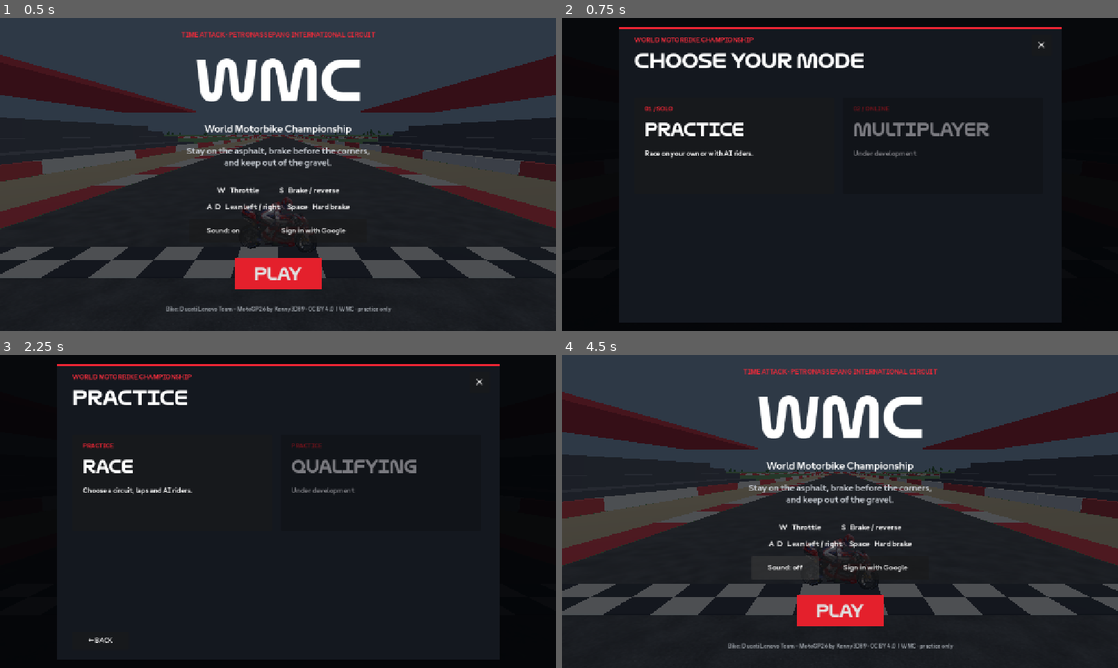
Above: before the commit, frames 1-4 (two rows, left to right).
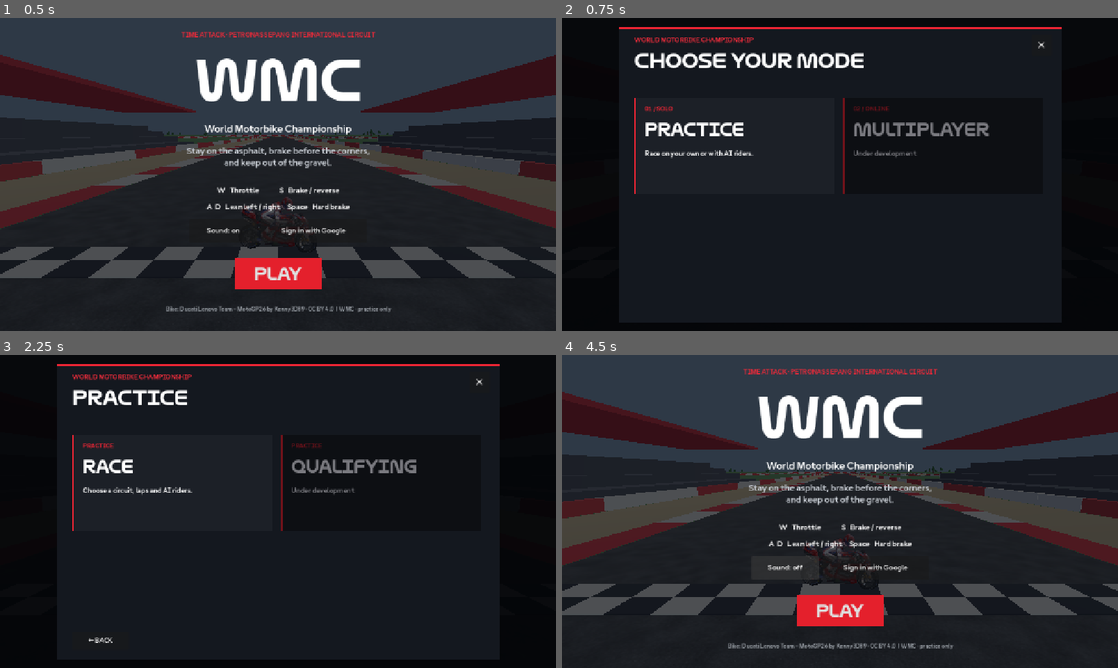
Above: after the commit, the same moments.

Repository: Ahad00010/WMC
Game: Godot game, scene res://main.tscn
Same seed, same stepped clock (60 frames per second), same inputs: the game is played once before the commit and once after it.
Inputs:
- Up to frame 1 (0.5 s): no input
- Up to frame 2 (0.75 s): click "PLAY" at 0.5 s
- Up to frame 3 (2.25 s): click "PLAY" at 1.25 s; click "01 / SOLO" at 2 s
- Up to frame 4 (4.5 s): click "Sign in with Google" at 2.75 s; click "✕" at 3.5 s; click "Sound: on" at 4.25 s

Frame 1 is identical in both runs. In frame 2, 0.2% of the frame differs, in the area x 13-51%, y 25-57%; in frame 3, 0.2%; in frame 4, nothing differs.

Commit message:
Test native race selection and lap flow
Co-authored-by: arena-agent <297053741+arena-agent@users.noreply.github.com>

Diff:
--- a/native-prototype/main.gd
+++ b/native-prototype/main.gd
@@ -501,7 +501,11 @@
    replay_view.render_target_update_mode = SubViewport.UPDATE_ONCE
  if active:
   var lap := mini(race_laps, maxi(1, floori(player_progress / track.size()) + 1))
-  hud.text = "%d KM/H    |    LAP %d/%d    |    %02d:%02d    |    %d FPS" % [roundi(speed * speed_factor * 3.6), lap, race_laps, int(elapsed) / 60, int(elapsed) % 60, Engine.get_frames_per_second()] if racing else "%d KM/H    |    %02d:%02d    |    %d FPS" % [roundi(speed * 3.6), int(elapsed) / 60, int(elapsed) % 60, Engine.get_frames_per_second()]
+  var position := 1
+  for rider in ai_riders:
+   if rider.finished or float(rider.progress) > player_progress:
+    position += 1
+  hud.text = "%d KM/H    |    P%d/%d    |    LAP %d/%d    |    %02d:%02d    |    %d FPS" % [roundi(speed * speed_factor * 3.6), position, ai_riders.size() + 1, lap, race_laps, int(elapsed) / 60, int(elapsed) % 60, Engine.get_frames_per_second()] if racing else "%d KM/H    |    %02d:%02d    |    %d FPS" % [roundi(speed * 3.6), int(elapsed) / 60, int(elapsed) % 60, Engine.get_frames_per_second()]
   if mini_map:
    mini_map.player_position = Vector2(bike.position.x, bike.position.z)
    mini_map.opponents.clear()
--- a/native-prototype/race_menu.gd
+++ b/native-prototype/race_menu.gd
@@ -14,6 +14,9 @@
 var speed_choice: OptionButton
 var ai_check: CheckBox
 var sources: Dictionary
+var selected_laps := 3
+var selected_speed := 1
+var selected_fill := false
 
 func setup(circuit_sources: Dictionary) -> void:
  sources = circuit_sources
@@ -91,6 +94,16 @@
 func _choice(title: String, description: String, x: float, disabled: bool, action: Callable) -> void:
  var choice := _button(body, "", Vector2(x, 45), Vector2(460, 220), 18)
  choice.disabled = disabled
+ var normal := StyleBoxFlat.new()
+ normal.bg_color = Color("1c2027")
+ normal.border_color = Color("ed2534")
+ normal.border_width_left = 4
+ choice.add_theme_stylebox_override("normal", normal)
+ var highlighted := normal.duplicate()
+ highlighted.bg_color = Color("2b3039")
+ choice.add_theme_stylebox_override("hover", highlighted)
+ choice.add_theme_stylebox_override("pressed", highlighted)
+ choice.add_theme_stylebox_override("disabled", normal)
  choice.pressed.connect(action)
  var kicker := _label(choice, "PRACTICE" if page == "practice" else ("02 / ONLINE" if disabled else "01 / SOLO"), 15, Vector2(24, 18))
  kicker.add_theme_color_override("font_color", Color("ed2534"))
@@ -110,8 +123,12 @@
  lap_slider.min_value = 1
  lap_slider.max_value = 10
  lap_slider.step = 1
- lap_slider.value = 3
- lap_slider.value_changed.connect(func(value): laps_label.text = str(int(value)))
+ lap_slider.value = selected_laps
+ laps_label.text = str(selected_laps)
+ lap_slider.value_changed.connect(func(value):
+  selected_laps = int(value)
+  laps_label.text = str(selected_laps)
+ )
  body.add_child(lap_slider)
  _label(body, "Bike speed (practice only)", 19, Vector2(490, 0))
  speed_choice = OptionButton.new()
@@ -121,6 +138,8 @@
  speed_choice.add_theme_font_size_override("font_size", 17)
  for factor in range(1, 5):
   speed_choice.add_item("%dx  %s" % [factor, "NORMAL" if factor == 1 else ""])
+ speed_choice.select(selected_speed - 1)
+ speed_choice.item_selected.connect(func(index): selected_speed = int(index) + 1)
  body.add_child(speed_choice)
  var index := 0
  for id in NAMES:
@@ -141,6 +160,8 @@
   choice.pressed.connect(func(): start_requested.emit(circuit, int(lap_slider.value), speed_choice.selected + 1, ai_check.button_pressed))
   index += 1
  ai_check = CheckBox.new()
+ ai_check.button_pressed = selected_fill
+ ai_check.toggled.connect(func(value): selected_fill = value)
  ai_check.text = "Fill grid with AI riders (9 AI, 10 riders total)"
  ai_check.position = Vector2(0, 400)
  ai_check.size = Vector2(700, 54)
--- /dev/null
+++ b/native-prototype/race_smoke.gd
@@ -0,0 +1,90 @@
+extends SceneTree
+
+func _initialize() -> void:
+ call_deferred("_run")
+
+func _fail(message: String) -> void:
+ push_error(message)
+ quit(1)
+
+func _run() -> void:
+ var game = load("res://main.tscn").instantiate()
+ root.add_child(game)
+ await process_frame
+ if game.circuit_sources.size() != 6:
+  _fail("Six circuits are required")
+  return
+ game._start_from_menu()
+ if not game.race_menu.visible or game.race_menu.page != "mode":
+  _fail("Play did not open mode selection")
+  return
+ var choices = game.race_menu.body.get_children()
+ if choices.size() != 2 or choices[0].disabled or not choices[1].disabled:
+  _fail("Practice and disabled multiplayer choices incorrect")
+  return
+ choices[0].pressed.emit()
+ choices = game.race_menu.body.get_children()
+ if game.race_menu.page != "practice" or choices[0].disabled or not choices[1].disabled:
+  _fail("Race and disabled qualifying choices incorrect")
+  return
+ choices[0].pressed.emit()
+ if game.race_menu.page != "circuit" or game.race_menu.lap_slider.max_value != 10 or game.race_menu.speed_choice.item_count != 4:
+  _fail("Practice circuit settings missing")
+  return
+ game.race_menu.lap_slider.value = 2
+ game.race_menu.speed_choice.select(1)
+ game.race_menu.speed_choice.item_selected.emit(1)
+ game.race_menu.ai_check.button_pressed = true
+ game.race_menu.show_page("practice")
+ game.race_menu.show_page("circuit")
+ if game.race_menu.lap_slider.value != 2 or game.race_menu.speed_choice.selected != 1 or not game.race_menu.ai_check.button_pressed:
+  _fail("Practice settings were lost on back navigation")
+  return
+ for id in game.circuit_sources:
+  game._change_circuit(id)
+  if game.track.size() < 100 or game.circuit_id != id or game.mini_map.points.size() != game.track.size():
+   _fail("Circuit did not build: " + id)
+   return
+ # Start from the actual circuit button signal, exercising the menu values.
+ var circuit_button: Button = null
+ for child in game.race_menu.body.get_children():
+  if child is Button and child.get_child_count() > 0 and child.get_child(0).has_method("set_points"):
+   circuit_button = child
+   break
+ if circuit_button == null:
+  _fail("No clickable circuit selection")
+  return
+ circuit_button.pressed.emit()
+ await create_timer(0.6).timeout
+ if not game.active or not game.racing or game.race_laps != 2 or game.speed_factor != 2 or game.ai_riders.size() != 9 or not game.mini_map.show_riders:
+  _fail("Race selection did not start with selected settings")
+  return
+ var before: float = game.ai_riders[0].progress
+ for i in range(120):
+  game._update_ai(1.0 / 60.0)
+ if float(game.ai_riders[0].progress) <= before or game.ai_riders[0].node.position.distance_to(game.track[0]) < 0.01:
+  _fail("AI riders did not move")
+  return
+ # Reverse crossing alone must not complete a lap.
+ game.nearest = game.track.size() - 1
+ game.player_prev_index = 0
+ game.player_progress = 0
+ game._update_player_laps()
+ if game.player_progress >= 0 or not game.active:
+  _fail("Reverse crossing incorrectly counted as a lap")
+  return
+ game.player_prev_index = 0
+ game.player_progress = 0
+ game.race_laps = 1
+ for i in range(1, game.track.size() + 1):
+  game.nearest = i % game.track.size()
+  game._update_player_laps()
+ if game.active or not game.finish_panel.visible or not game.finish_text.text.contains("POSITION"):
+  _fail("Finishing a lap did not end the race")
+  return
+ game._return_to_menu()
+ if not game.menu.visible or game.ai_riders.size() != 0 or game.finish_panel.visible:
+  _fail("Returning to menu did not clear race state")
+  return
+ game.queue_free()
+ quit(0)
